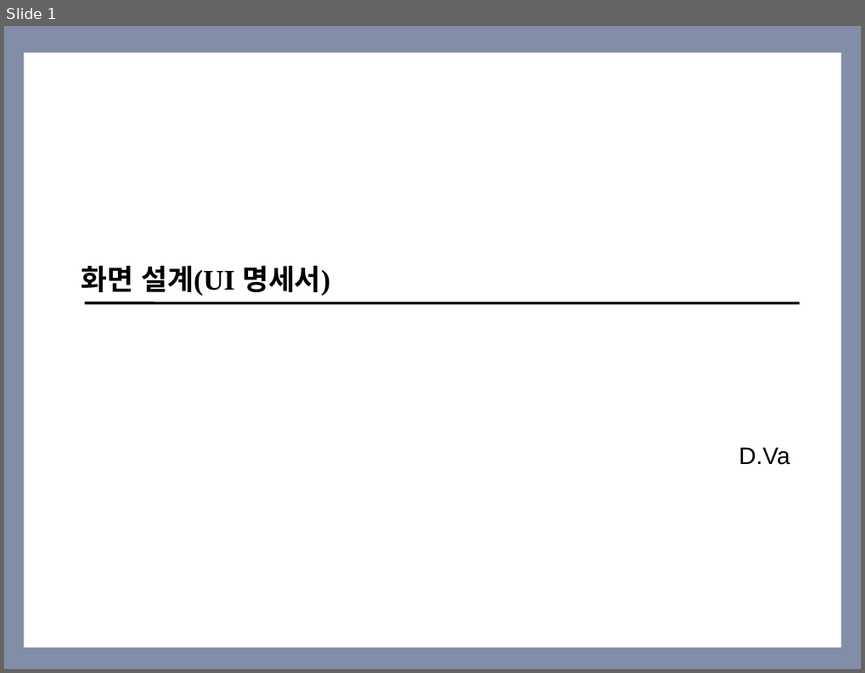
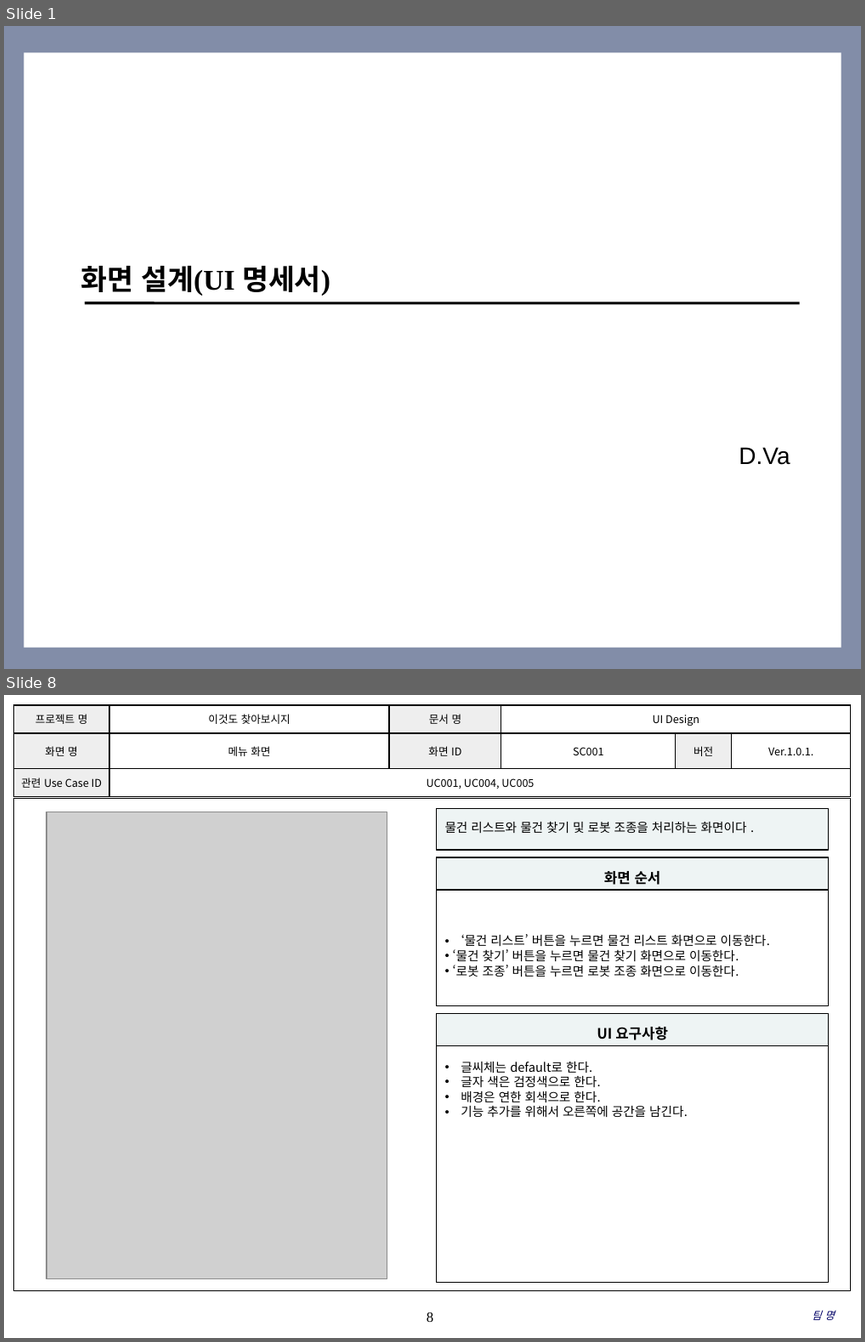
Before and after one commit to SMU-SE-Admin/2018_Capstone_D.VA_Doc, a slide deck: 03 설계/UI Design.pptx. Shown one above the other, each under a label of ours: slide 1 before the commit, slides 1 and 8 after it; the slides between them are not shown. The pictures are 865x673 and 865x1342 pixels, drawn with LibreOffice and Linux fonts; fonts in the diff are those of the drawing; grey boxes stand for pictures; background and template pictures are left out. Boxes give left, top, right and bottom in pixels: in the first picture for what was removed or moved away, otherwise in the second. Text is boxed around its words. In the diff, an @@ line names an element or a change of style, - is before the commit and + after.

```diff
--- a/03 설계/UI Design.pptx
+++ b/03 설계/UI Design.pptx
@@ slide 8 added at [4,695,861,1338], background #FFFFFF @@
@@ table added at [13,705,850,796], 3 rows, 6 columns @@
+프로젝트 명 | 이것도 찾아보시지 | 문서 명 | UI Design |  | 
+화면 명 | 메뉴 화면 | 화면 ID | SC001 | 버전 | Ver.1.0.1.
+관련 Use Case ID | UC001, UC004, UC005 |  |  |  | 
@@ rectangle added at [13,798,851,1291], outline #000000 0.75 pt @@
@@ picture added at [46,812,387,1278] @@
@@ rectangle added at [437,808,829,849], fill #EEF4F4, outline #000000 1 pt, 10.5 pt, text #000000 @@
+물건 리스트와 물건 찾기 및 로봇 조종을 처리하는 화면이다 .
@@ rectangle added at [437,857,829,890], fill #EEF4F4, outline #000000 1 pt, 12 pt, text #000000, bold @@
+화면 순서
@@ rectangle added at [437,890,829,1005], fill #FFFFFF, outline #000000 1 pt, 10.5 pt, text #000000 @@
+• ‘물건 리스트’ 버튼을 누르면 물건 리스트 화면으로 이동한다.
+• ‘물건 찾기’ 버튼을 누르면 물건 찾기 화면으로 이동한다.
+• ‘로봇 조종’ 버튼을 누르면 로봇 조종 화면으로 이동한다.
@@ rectangle added at [437,1013,829,1045], fill #EEF4F4, outline #000000 1 pt, 12 pt, text #000000, bold @@
+UI 요구사항
@@ rectangle added at [437,1045,829,1281], fill #FFFFFF, outline #000000 1 pt, 10.5 pt, text #000000 @@
+• 글씨체는 default로 한다.
+• 글자 색은 검정색으로 한다.
+• 배경은 연한 회색으로 한다.
+• 기능 추가를 위해서 오른쪽에 공간을 남긴다.
@@ page number added at [426,1312,433,1321], 12 pt, text #000000 @@
+8
@@ text added at [812,1310,834,1320], 9 pt, text #000066, italic @@
+팀 명
```
Also in this commit, not shown: 5 slides changed, 12 other slides added, 2 slides removed, 29 other files.
